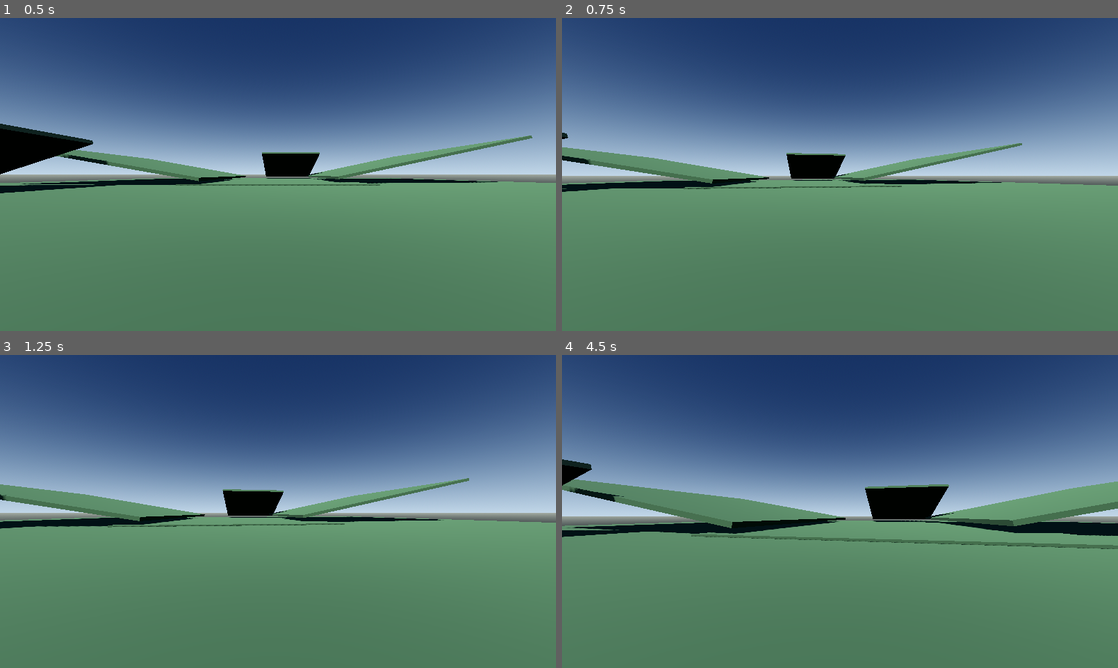
Above: before the commit, frames 1-4 (two rows, left to right).
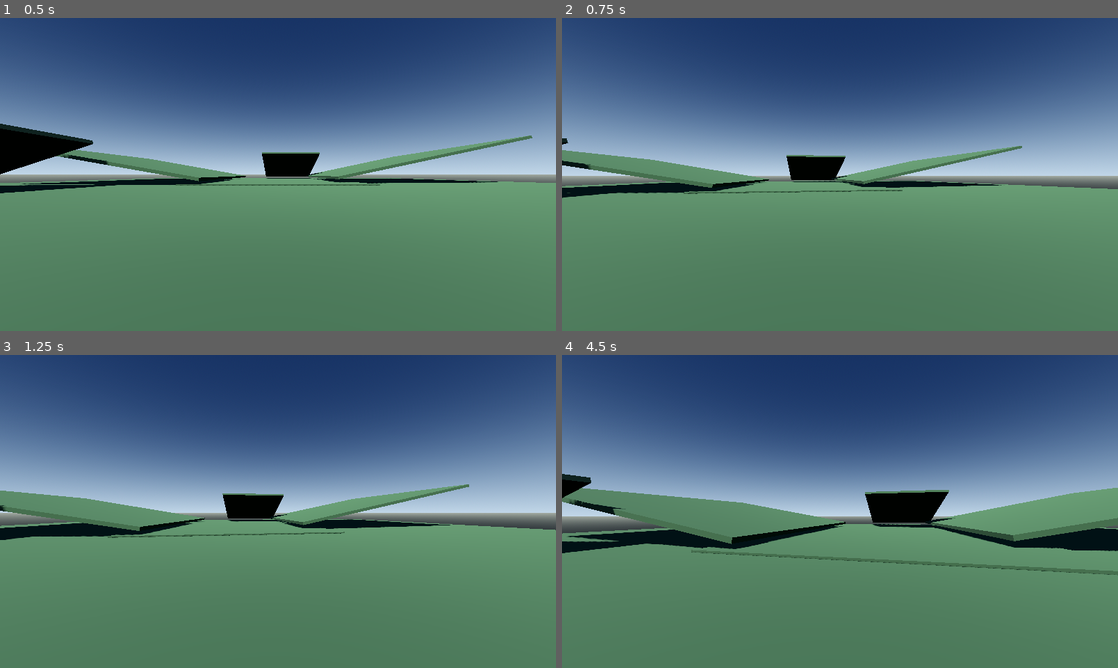
Above: after the commit, the same moments.

Repository: kansation/Space-Exploring-Game
Game: Godot game, scene res://scenes/landscape.tscn
Two runs of this game, one before a commit and one after it. Both use one fixed random seed, a clock stepped at 60 frames per second and the inputs below.
Inputs (mouse positions are in pixels of both pictures, inside the frame that each line leads up to):
- Up to frame 1 (0.5 s): no input
- Up to frame 2 (0.75 s): tap Enter at 0.5 s; move the mouse to (867, 174) at 0.52 s; hold W (move_forward) from 0.53 s (still down); tap Space (jump, bound only after the commit) at 0.6 s; click (867, 174) at 0.67 s
- Up to frame 3 (1.25 s): keep holding W (move_forward); tap Space (jump, bound only after the commit) at 0.77, 1.07 s
- Up to frame 4 (4.5 s): keep holding W (move_forward); move the mouse to (812, 511) at 1.27 s; tap Space (jump, bound only after the commit) at 1.35, 1.52, 1.82, 2.1, 2.85, 3.02, 3.32, 3.6, 3.77, 4.07, 4.35 s; move the mouse to (851, 505) at 2.02 s; move the mouse to (834, 517) at 2.77 s; click (834, 517) at 2.92 s; move the mouse to (878, 514) at 3.52 s; move the mouse to (795, 508) at 4.27 s

Frame 1 is identical in both runs. In frame 2, 3.8% of the frame differs, in the area x 0-100%, y 36-58%; in frame 3, 6.1%; in frame 4, 10%, in the area x 0-100%, y 33-71%.

Commit message:
Add grounded Space jump

Diff:
--- a/game/project.godot
+++ b/game/project.godot
@@ -45,6 +45,11 @@
 "events": [Object(InputEventKey,"resource_local_to_scene":false,"resource_name":"","device":16,"window_id":0,"alt_press …(190 unchanged characters)…
 ]
 }
+jump={
+"deadzone": 0.5,
+"events": [Object(InputEventKey,"resource_local_to_scene":false,"resource_name":"","device":16,"window_id":0,"alt_pressed":false,"shift_pressed":false,"ctrl_pressed":false,"meta_pressed":false,"pressed":false,"keycode":0,"physical_keycode":32,"key_label":0,"unicode":32,"location":0,"echo":false,"script":null)
+]
+}
 
 [rendering]
 
--- a/game/scripts/player.gd
+++ b/game/scripts/player.gd
@@ -3,6 +3,7 @@
 @export var move_speed := 4.0
 @export var mouse_sensitivity := 0.0025
 @export var gravity := 9.8
+@export var jump_height := 1.2
 @export_range(1.0, 89.0, 1.0) var max_floor_angle_degrees := 42.0
 @export var floor_snap_distance := 0.25
 @export var step_height := 0.25
@@ -41,6 +42,8 @@
 		velocity.y -= gravity * delta
 	else:
 		velocity.y = movement.y * move_speed
+		if Input.is_action_just_pressed("jump"):
+			velocity.y = sqrt(2.0 * gravity * jump_height)
 
 	if is_on_floor() and movement != Vector3.ZERO:
 		_try_step_up(movement * move_speed * delta)
Not shown, changed: docs/Technical-Production-Plan.md
